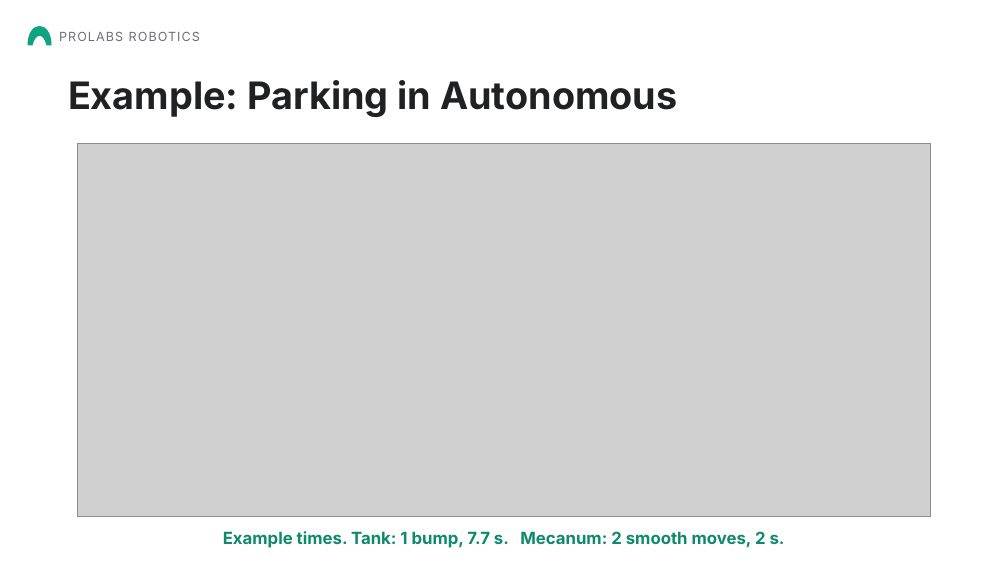
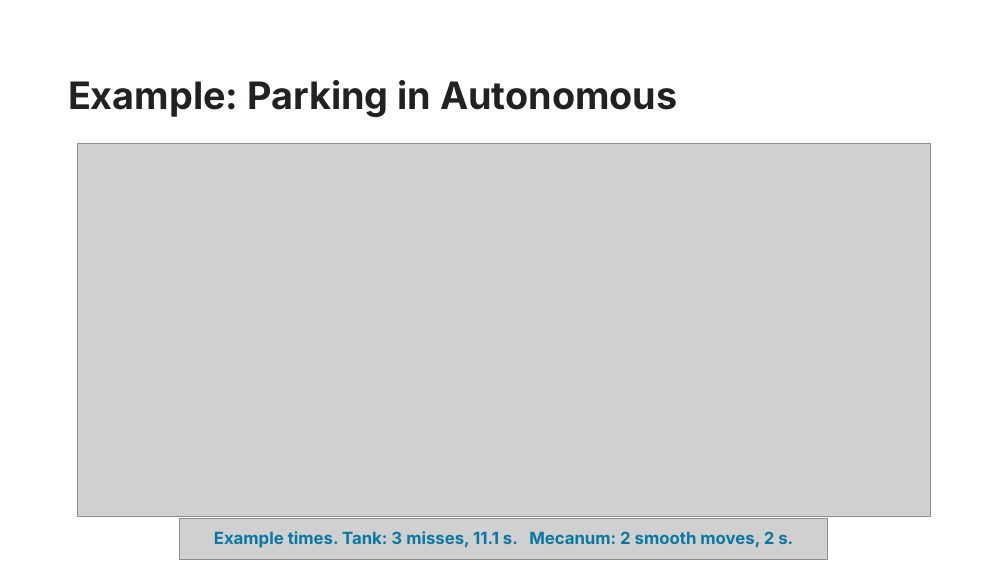
Before and after one commit to Aarav-111/FTC-Bangalore-Resources, a slide deck: slide 9 of 02-Chassis/Mecanum Wheels Presentation.pptx. Drawn at 1008x567 pixels with LibreOffice and Linux fonts; fonts in the diff are those of the drawing; grey boxes stand for pictures; background and template pictures are left out. Boxes give left, top, right and bottom in pixels: in the first picture for what was removed or moved away, otherwise in the second. Text is boxed around its words. In the diff, an @@ line names an element or a change of style, - is before the commit and + after.

Commit message:
Mecanum presentation: tank drive fails 2-3 times, light blue theme, Thank You page with QR codes, remove Prolabs Robotics

```diff
--- a/02-Chassis/Mecanum Wheels Presentation.pptx
+++ b/02-Chassis/Mecanum Wheels Presentation.pptx
@@ freeform shape removed at [27,27,51,45] @@
@@ text removed at [59,32,200,41] @@
-PROLABS ROBOTICS
@@ picture added at [180,519,828,560] @@
@@ text at [214,531,793,548]: text changed; text colour #0D8A6C to #0878A3 @@
-Example times. Tank: 1 bump, 7.7 s. Mecanum: 2 smooth moves, 2 s.
+Example times. Tank: 3 misses, 11.1 s. Mecanum: 2 smooth moves, 2 s.
```
Also in this commit, not shown: 19 other slides changed, 1 slide added, 1 slide removed, 1 other file.
